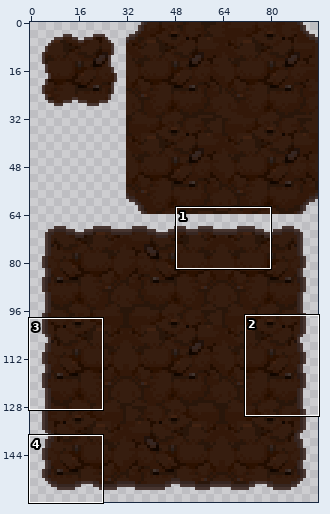
Edited in one commit: sprite sheet (Assets/Sprites/Background/Tier01/Tier01_backtile00.png). The picture above shows the old version from afar; the outline marks the close-up.
Close-up. Before the edit:
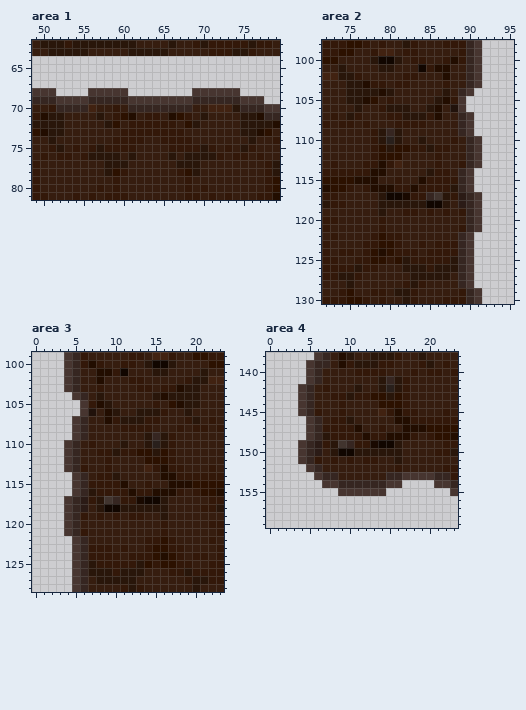
The file is 96x160 pixels. Colours within 5 levels of each other are drawn and written as one. Shown: area 1: x 49..79, y 62..81; area 2: x 72..95, y 98..130; area 3: x 0..23, y 99..128; area 4: x 0..23, y 138..159. The commit also changed other parts of the picture, which this record leaves out.
The same view after the edit:
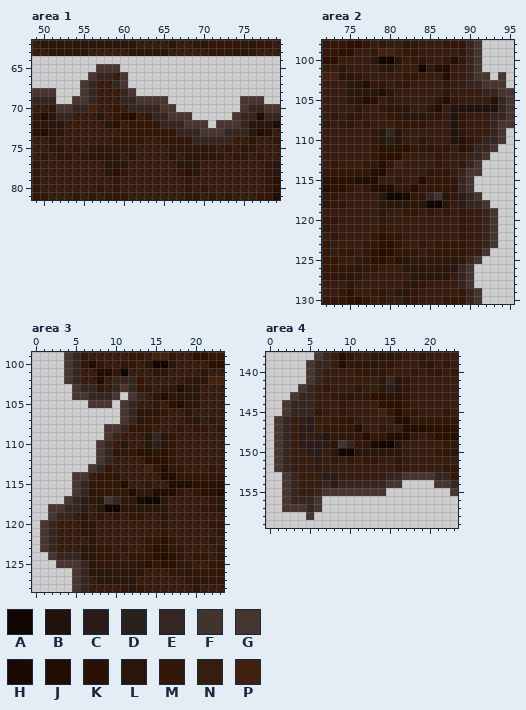
Palette (. is transparent): A #110600  B #21120b  C #2b1b16  D #29201c  E #362621  F #41342e  G #473530  H #190900  J #220d00  K #2c1100  L #29160a  M #331809  N #361d0f  P #412211
Edits made:
Changed rows in their new state; - is an unchanged pixel.
Area 1:
first column x 52:
65 -----GGG-----------------
66 ----GEENG----------------
67 ---GENNEG----------------
68 ---GENNNEG-------......--
69 ..---NNN-E----.........--
70 GG-----------GG........G-
71 EE----------EEGGG.....GEE
72 -------------EEEGGG.GGGE-
73 ---------------EEEGGGEEE-
74 -----------------EEEEE---
Area 2:
first column x 86:
102 ------G-G-
103 -----EGGG-
104 ---NNNEEGG
105 ---NNNNBEG
106 ---BBBBBEG
107 M-BMNNNEEG
108 --BMNNNEGG
109 --BMNNNEG-
110 --BBMNEEG-
111 ---BMEEG--
112 -----EG---
114 -----G----
first column x 89:
118 --EG-
119 -NNEG
120 MNNEG
121 -NNEG
122 MNNEG
123 MNNEG
124 MNNG-
125 MEG--
Area 3:
first column x 4:
102 ------EEE-
103 .GEE--EGE-
104 --GEEEG.GE
105 --.GGG.GE-
106 --.....GE-
107 -......GE-
108 -....GGE--
109 -....GE---
110 ....GE----
111 ....GE----
112 ....GE----
113 ...GE-----
114 --G-------
first column x 1:
118 -GGE---
119 -GEENL-
120 GENNNLL
121 GENNNLL
122 GENNNNL
123 GENNNLL
124 -GEEELL
125 --GG---
Area 4:
first column x 1:
143 --GE----
144 -GEE----
145 -GEE----
146 GENNCN--
147 GENCCN--
148 GENCNC--
149 GENCC-C-
150 GENNC---
151 GENNNC--
152 GENNNC--
153 -GENNNCC
154 -GENNNEC
155 -GENNEGG
156 -GEEEG--
157 -GGGEG--
158 ----G---
Changed places in both close-ups, as pixel boxes (x1, y1, x2, y2):
changed: (56, 64, 256, 144)
changed: (434, 72, 514, 264)
changed: (40, 376, 144, 568)
changed: (274, 392, 338, 520)
